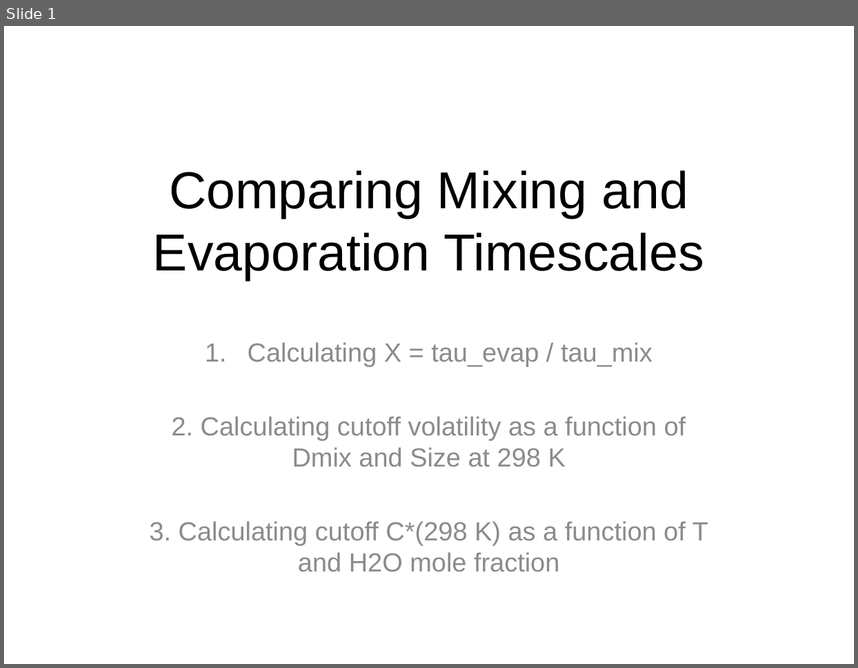
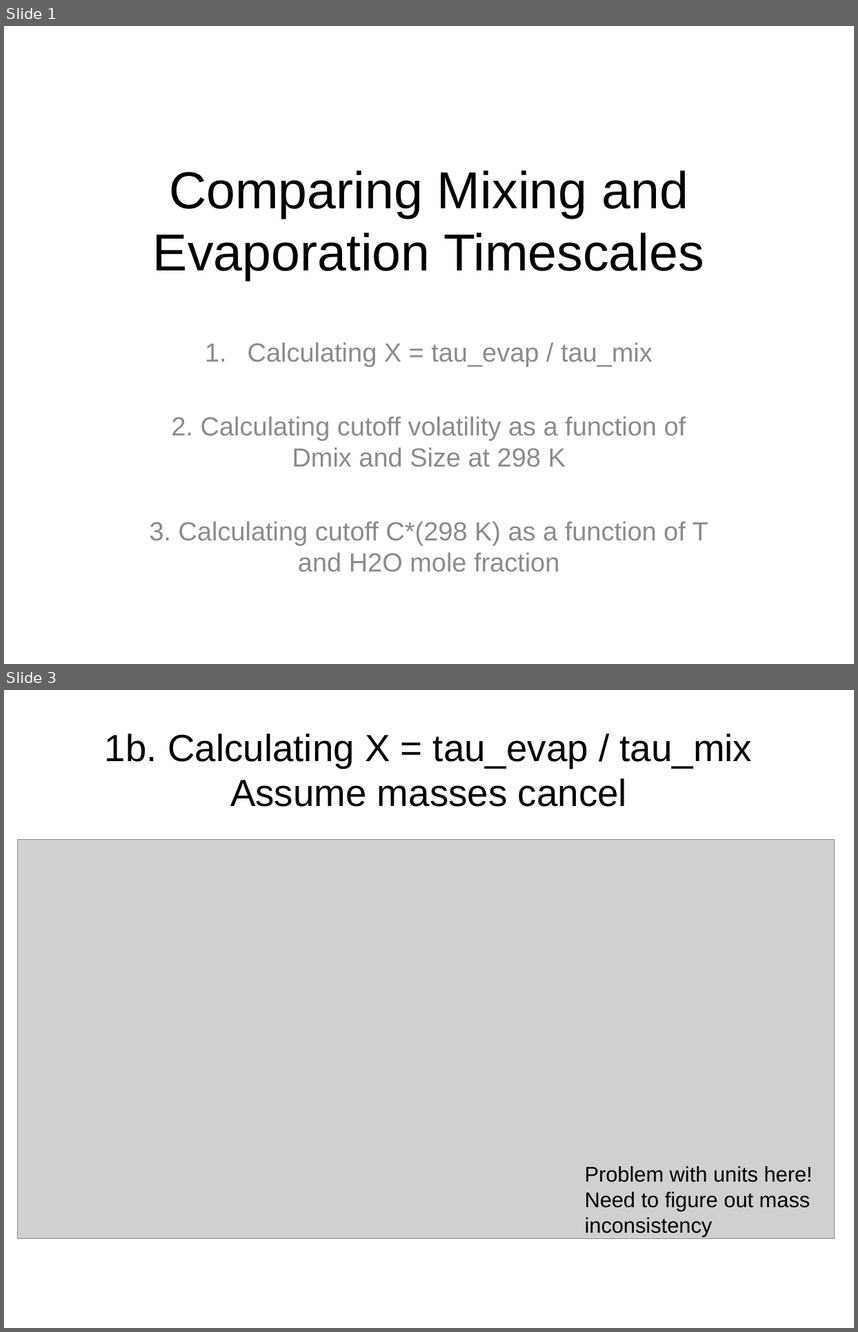
Before and after one commit to bnmurphy/OA_MIXING_SU, a slide deck: Docs/Analyzing_TimeScales.pptx. Shown one above the other, each under a label of ours: slide 1 before the commit, slides 1 and 3 after it; the slides between them are not shown. The pictures are 858x668 and 858x1332 pixels, drawn with LibreOffice and Linux fonts; fonts in the diff are those of the drawing; grey boxes stand for pictures. Boxes give left, top, right and bottom in pixels: in the first picture for what was removed or moved away, otherwise in the second. Text is boxed around its words. In the diff, an @@ line names an element or a change of style, - is before the commit and + after.

```diff
--- a/Docs/Analyzing_TimeScales.pptx
+++ b/Docs/Analyzing_TimeScales.pptx
@@ slide 3 added at (x1=4, y1=690, x2=854, y2=1328), background #FFFFFF @@
@@ title added at (x1=105, y1=733, x2=753, y2=807), 32 pt, text #000000 @@
+1b. Calculating X = tau_evap / tau_mix
+Assume masses cancel
@@ picture added at (x1=18, y1=840, x2=835, y2=1239) @@
@@ text added at (x1=585, y1=1165, x2=813, y2=1236), 18 pt, text #000000 @@
+Problem with units here!
+Need to figure out mass inconsistency
```
Also in this commit, not shown: 1 slide changed.
